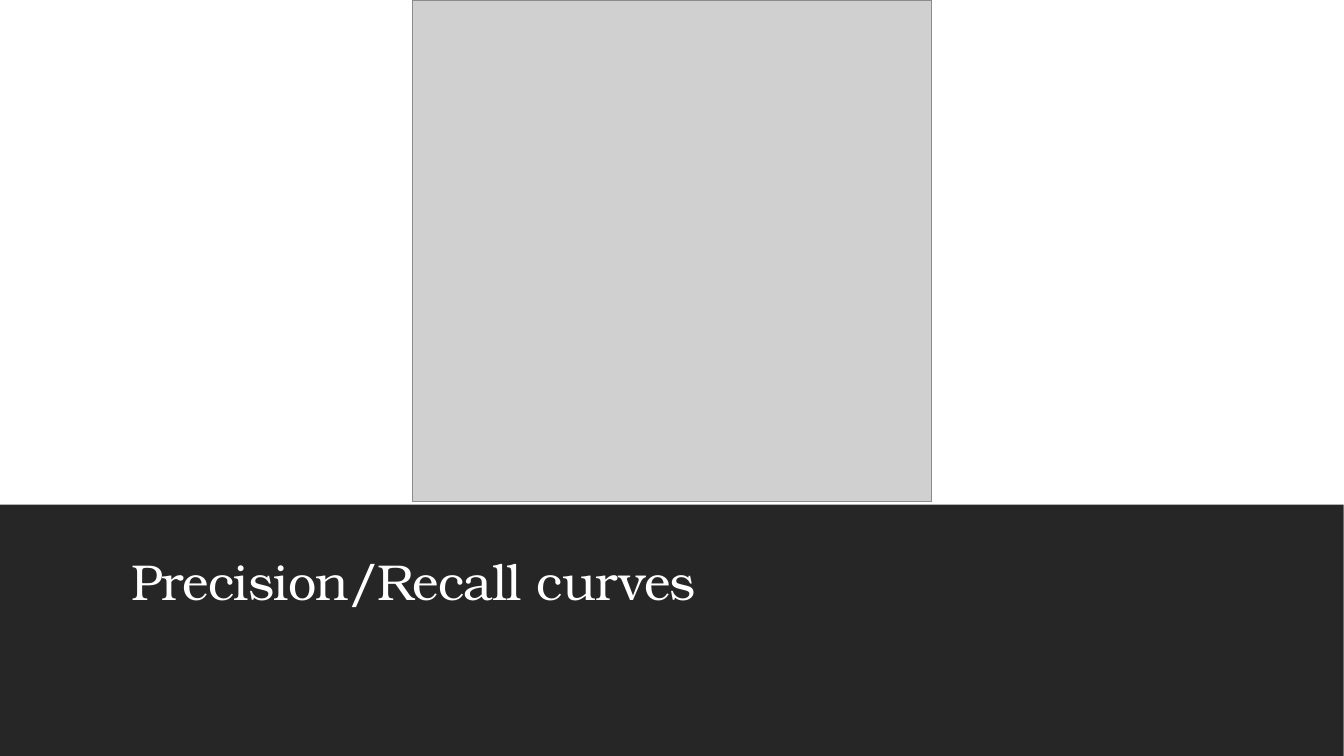
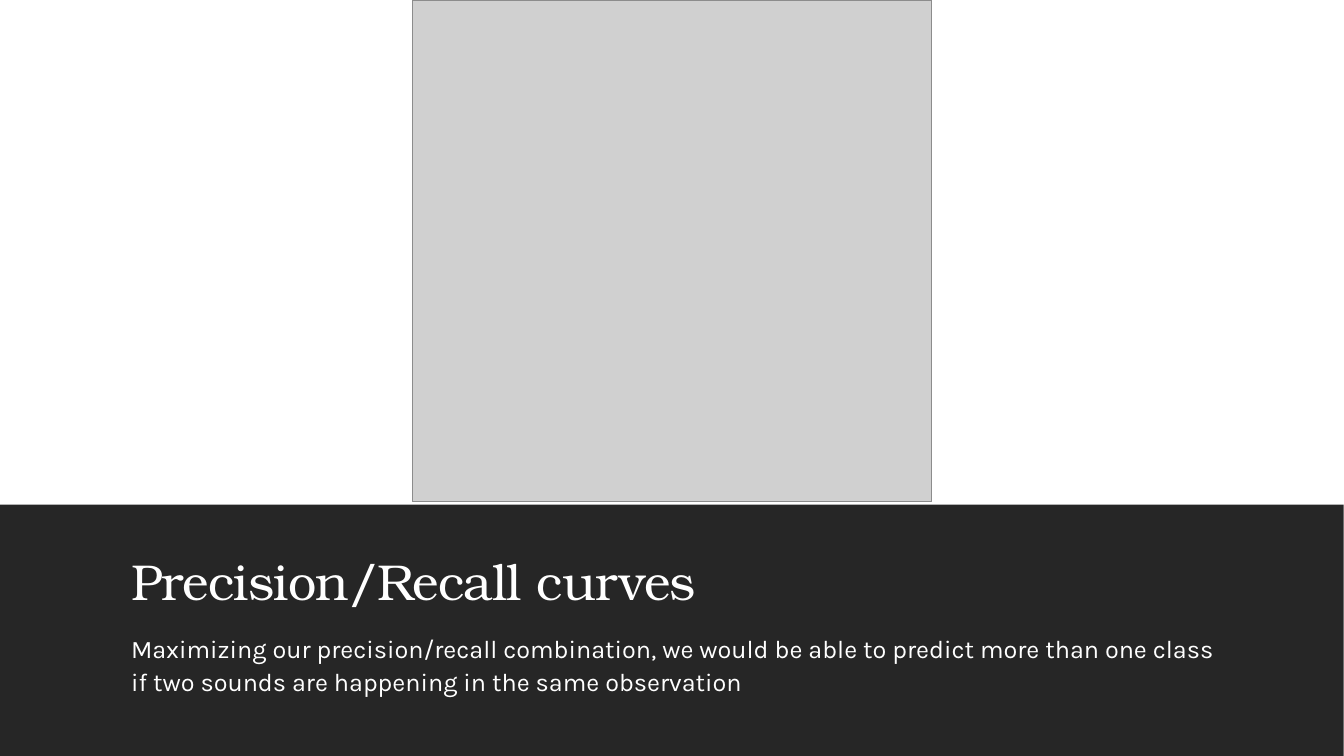
Before and after one commit to ronaldpacheco/Urban-Sound-Classification, a slide deck: slide 10 of Final/Urban Sound Classification.pptx. Drawn at 1344x756 pixels with LibreOffice and Linux fonts; fonts in the diff are those of the drawing; grey boxes stand for pictures. Boxes give left, top, right and bottom in pixels: in the first picture for what was removed or moved away, otherwise in the second. Text is boxed around its words. In the diff, an @@ line names an element or a change of style, - is before the commit and + after.

Commit message:
Class thresholds added. Ready to submit

```diff
--- a/Final/Urban Sound Classification.pptx
+++ b/Final/Urban Sound Classification.pptx
@@ text added at bbox=[131, 639, 1213, 697], 18 pt, text #FFFFFF @@
+Maximizing our precision/recall combination, we would be able to predict more than one class if two sounds are happening in the same observation
```
Also in this commit, not shown: 1 slide added, 1 slide removed, 3 other files.
